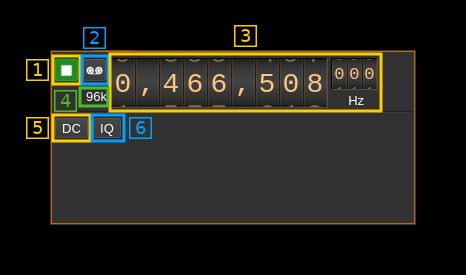
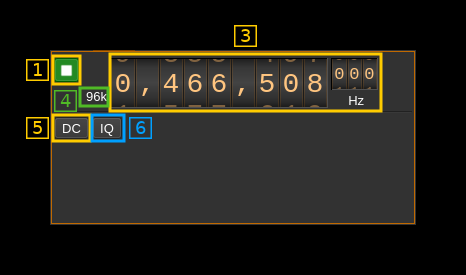
Before/after of a 466 x 275 layered artwork. What changed in the layer stack:
removed layer "2" over [83, 27, 106, 49]
renamed "Overlay_02" to "Patch_01", moved it above "2019-05-02-095106_370x225_scrot.png", painted on it over [80, 54, 109, 86]
